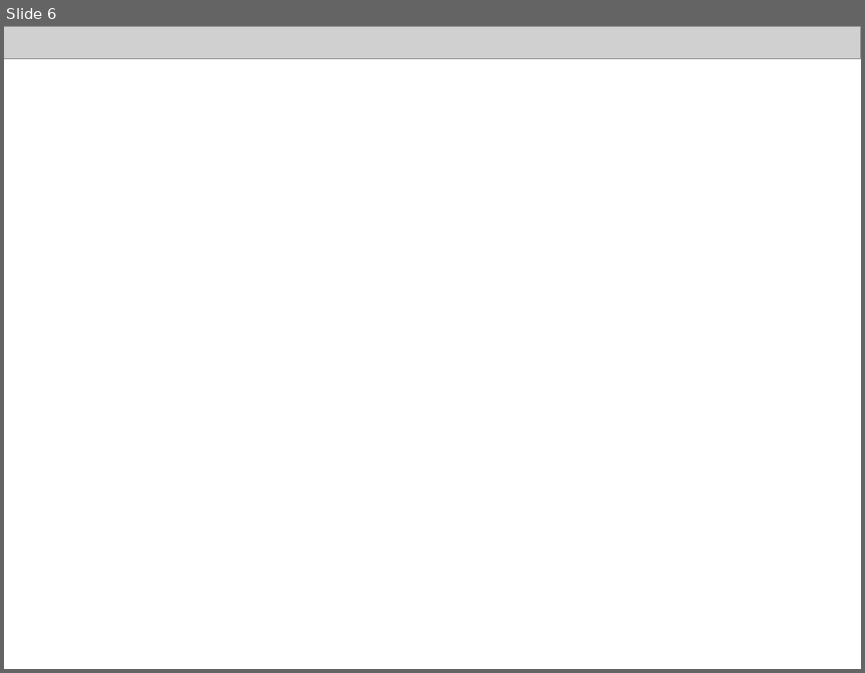
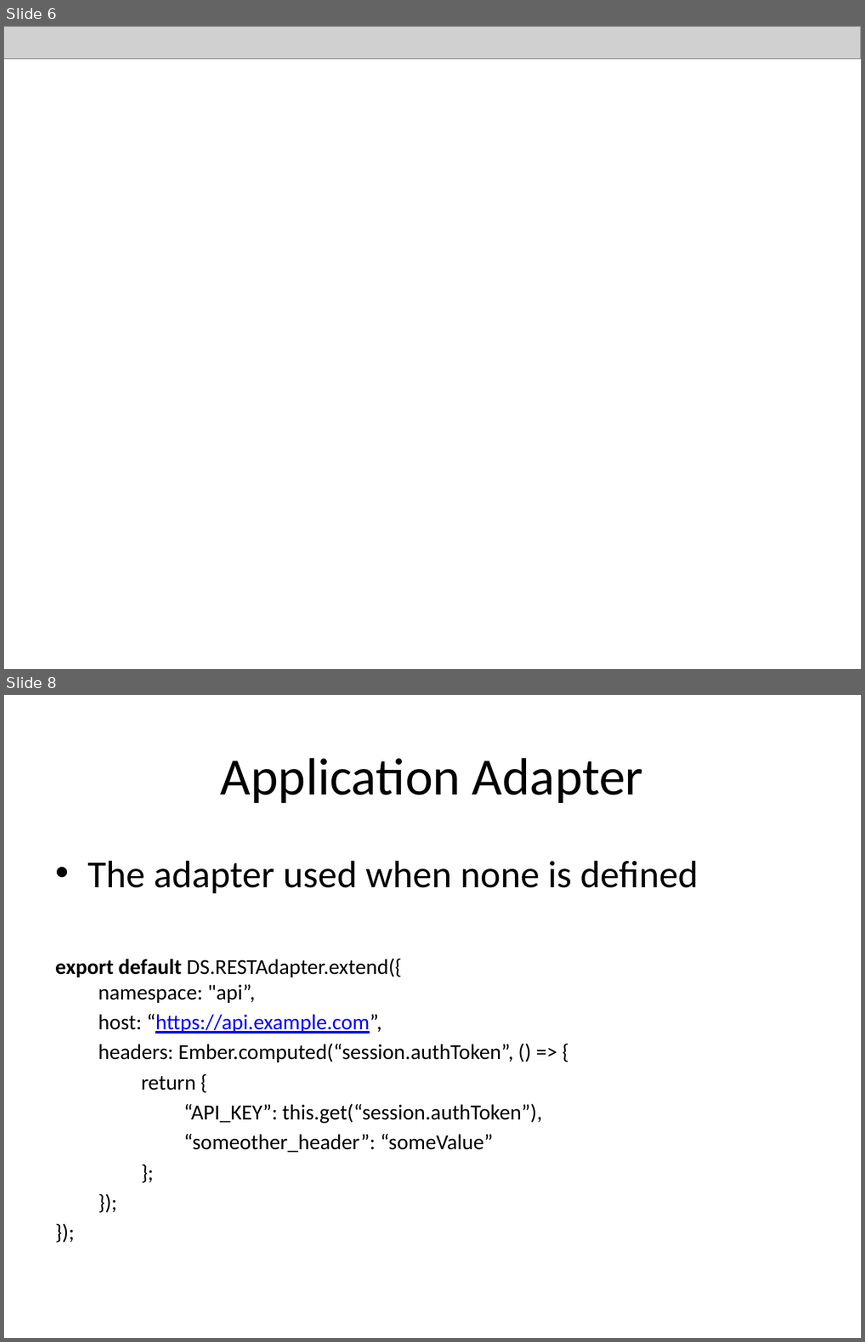
Before and after one commit to cah-brian-gantzler/ember-data-demo1, a slide deck: ember-data-demo1.pptx. Shown one above the other, each under a label of ours: slide 6 before the commit, slides 6 and 8 after it; the slides between them are not shown. The pictures are 865x673 and 865x1342 pixels, drawn with LibreOffice and Linux fonts; fonts in the diff are those of the drawing; grey boxes stand for pictures; background and template pictures are left out. Boxes give left, top, right and bottom in pixels: in the first picture for what was removed or moved away, otherwise in the second. Text is boxed around its words. In the diff, an @@ line names an element or a change of style, - is before the commit and + after.

```diff
--- a/ember-data-demo1.pptx
+++ b/ember-data-demo1.pptx
@@ slide 8 added at (x1=4, y1=695, x2=861, y2=1338), background #FFFFFF @@
@@ title added at (x1=221, y1=758, x2=644, y2=803), 44 pt, text #000000 @@
+Application Adapter
@@ text added at (x1=55, y1=861, x2=698, y2=1152), 18 pt, text #000000 @@
+• The adapter used when none is defined
+export default DS.RESTAdapter.extend({
+namespace: "api”,
+host: “https://api.example.com”,
+headers: Ember.computed(“session.authToken”, () => {
+return {
+“API_KEY”: this.get(“session.authToken”),
+“someother_header”: “someValue”
+};
+});
+});
```
Also in this commit, not shown: 4 slides changed, 26 other slides added, 1 slide removed.
